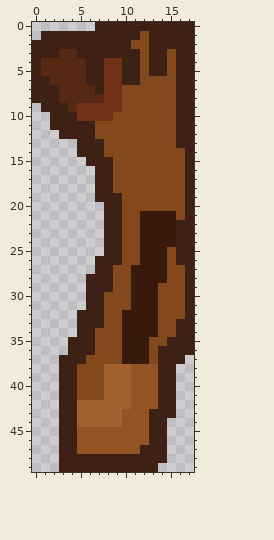
Two versions of one pixel-art sprite, CookieMod/Items/Weapons/CorruptCookiesArm.png. Above: the version before the commit.
The file is 18x50 pixels.
Once edited:
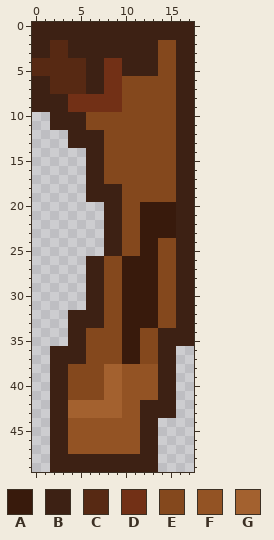
Palette (. is transparent): A #381a0c  B #3d2114  C #572913  D #723016  E #84481d  F #935324  G #a3612f
Change:
Changed rows in their new state; - is an unchanged pixel.
first column x 0:
 0 BBBBBBB-----------
 1 B-----------B-----
 2 --CC-------BB-EE--
 3 --C-B-------B-E---
 4 C-----------B-E---
 5 C-----------B-E---
 6 ----------EE------
 7 --C---B-----------
 8 ---BDDDD----------
 9 B---D-------------
10 -----BEEE---------
11 ------E-----------
12 ---.---B----------
13 ----B-------------
14 -----.----------B-
15 --------E-------B-
16 ------B-E-------B-
17 ------B-E-------B-
18 ------B--B------B-
19 ------B---------B-
20 ------------AAAAB-
21 ----------------B-
24 --------------EE--
25 --------------E---
26 ------B-EEAA--E---
27 ------B-E-A---E-B-
28 --------E-A---E-B-
29 --------E-A-----B-
30 ----------A-----B-
31 ----------A-----B-
32 ----B-----------B-
33 ----B-------------
34 ----B-E-----EEBB--
35 ------E-----E-B---
36 --BB--E-----E---..
37 --B---------E---.-
38 --B-E-----F-------
39 --B-E-----F-------
40 --B-E-----F-------
41 --B-E-----F-------
42 --B-G-----F-BB----
43 --B-G-------B-----
44 --B-FFFFFF--B-.---
45 --B-F-------B-.---
46 --B-F-------B-.---
47 --B-F---------.---
48 --B-----------.---
49 --B---------------
Pixel boxes of the changes (left, top, right, bottom) in both pictures:
changed: (32, 22, 194, 472)
